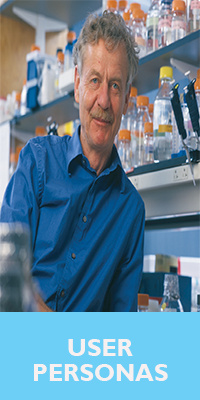
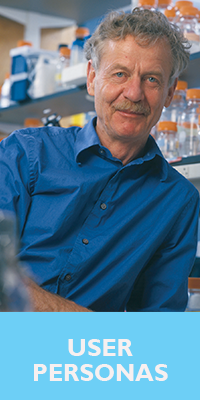
Layers edited between the first and the second 200 × 400 image:
painted on "professor" over [0, 0, 200, 312]
